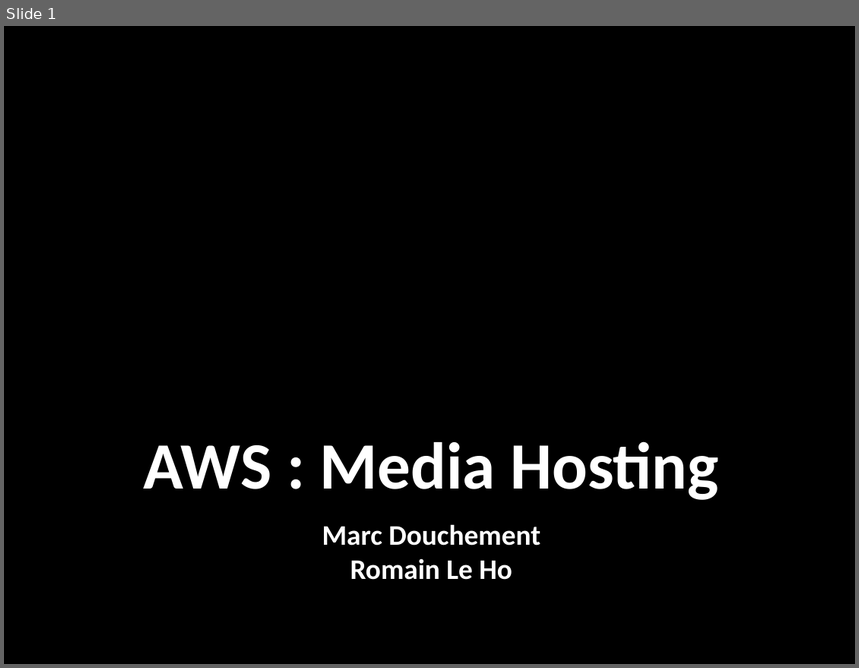
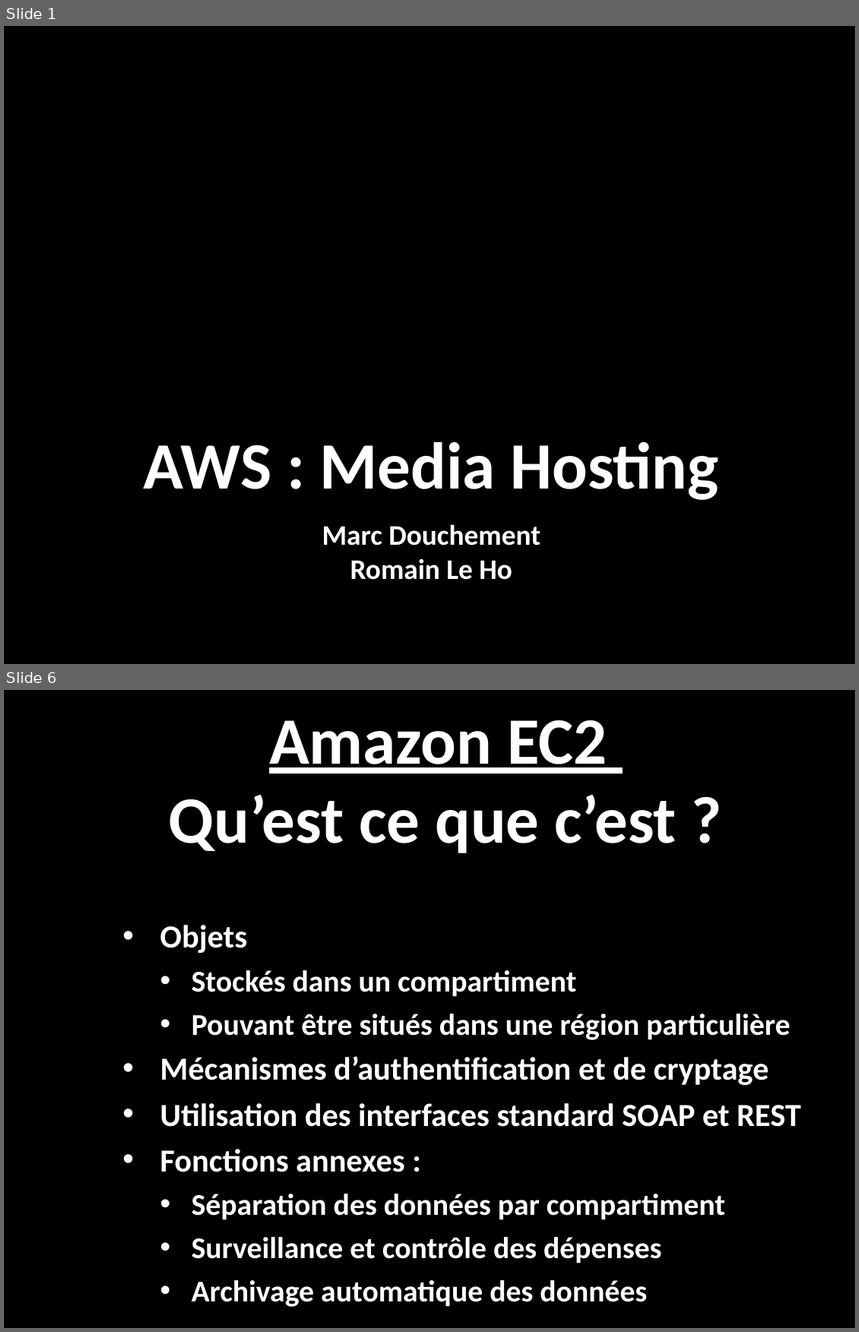
Before and after one commit to romfret/TLC, a slide deck: AWS - Media Hosting.pptx. Shown one above the other, each under a label of ours: slide 1 before the commit, slides 1 and 6 after it; the slides between them are not shown. The pictures are 859x668 and 859x1332 pixels, drawn with LibreOffice and Linux fonts; fonts in the diff are those of the drawing; background and template pictures are left out. Boxes give left, top, right and bottom in pixels: in the first picture for what was removed or moved away, otherwise in the second. Text is boxed around its words. In the diff, an @@ line names an element or a change of style, - is before the commit and + after.

```diff
--- a/AWS - Media Hosting.pptx
+++ b/AWS - Media Hosting.pptx
@@ slide 6 added at <box>4,690,855,1328</box>, background picture (left out) @@
@@ title added at <box>169,720,677,853</box>, 56 pt, text #FFFFFF, bold @@
+Amazon EC2
+Qu’est ce que c’est ?
@@ text added at <box>160,925,801,1307</box>, 25.5 pt, text #FFFFFF, bold @@
+  • Objets
+    • Stockés dans un compartiment
+    • Pouvant être situés dans une région particulière
+  • Mécanismes d’authentification et de cryptage
+  • Utilisation des interfaces standard SOAP et REST
+  • Fonctions annexes :
+    • Séparation des données par compartiment
+    • Surveillance et contrôle des dépenses
+    • Archivage automatique des données
```
Also in this commit, not shown: 2 slides changed, 3 other slides added, 1 slide removed.
